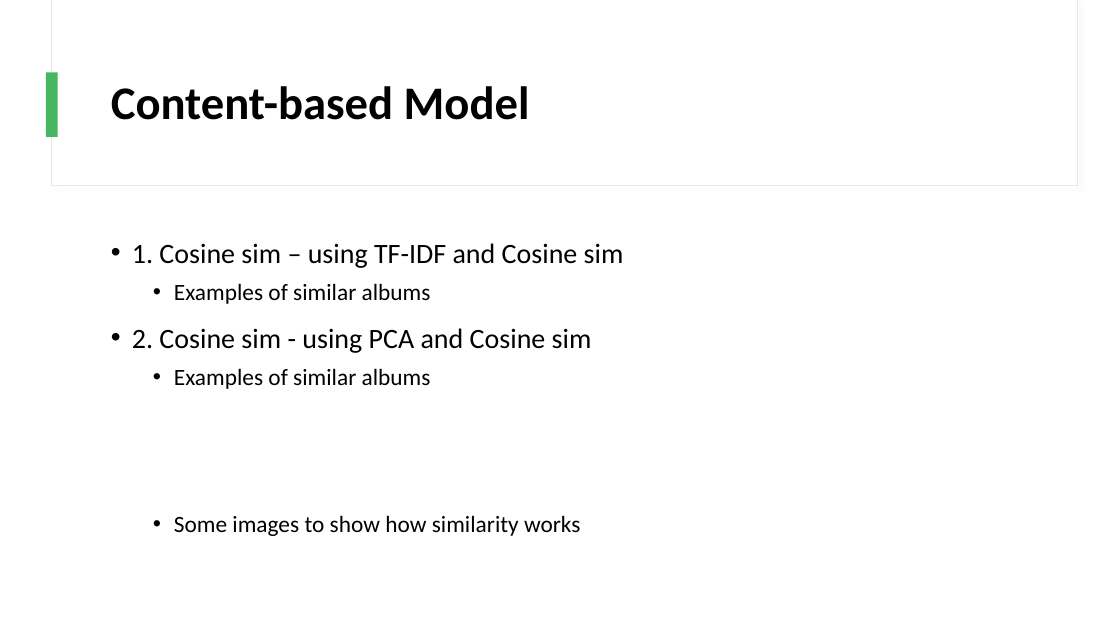
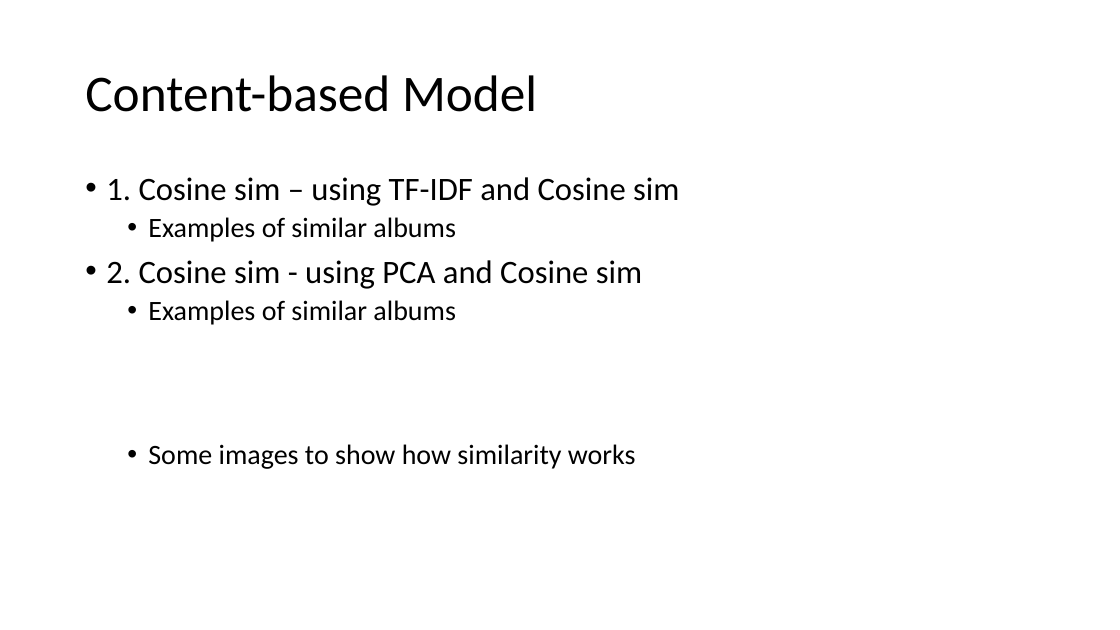
Before and after one commit to chan-chris/Metis_proj5, a slide deck: slide 17 of presentations/jazz_recs.pptx (slide 12 before the commit). Drawn at 1120x630 pixels with LibreOffice and Linux fonts; fonts in the diff are those of the drawing. Boxes give left, top, right and bottom in pixels: in the first picture for what was removed or moved away, otherwise in the second. Text is boxed around its words. In the diff, an @@ line names an element or a change of style, - is before the commit and + after.

```diff
--- a/presentations/jazz_recs.pptx
+++ b/presentations/jazz_recs.pptx
@@ rectangle removed at (x1=51, y1=0, x2=1077, y2=186) @@
@@ rectangle removed at (x1=52, y1=0, x2=1077, y2=185) @@
@@ title "Content-based Model" moved from (x1=111, y1=86, x2=530, y2=120) to (x1=85, y1=75, x2=537, y2=112) @@
@@ title "Content-based Model" at (x1=85, y1=75, x2=537, y2=112): size 40 to 44 pt, bold off @@
@@ rectangle removed at (x1=46, y1=72, x2=58, y2=137) @@
@@ text "1. Cosine sim – using ..." moved from (x1=132, y1=243, x2=624, y2=536) to (x1=106, y1=177, x2=679, y2=469) @@
@@ text "1. Cosine sim – using ..." at (x1=106, y1=177, x2=679, y2=469): size 24 to 28 pt in "1. Cosine sim – using TF-IDF and ...", "2. Cosine sim - using PCA and ..."; size 20 to 24 pt in "Examples of similar albums", "Examples of similar albums", "Some images to show how similarity works"; line spacing 1.1 to 0.9 @@
```
Also in this commit, not shown: 4 other slides changed, 13 slides added, 8 slides removed, 4 other files.
